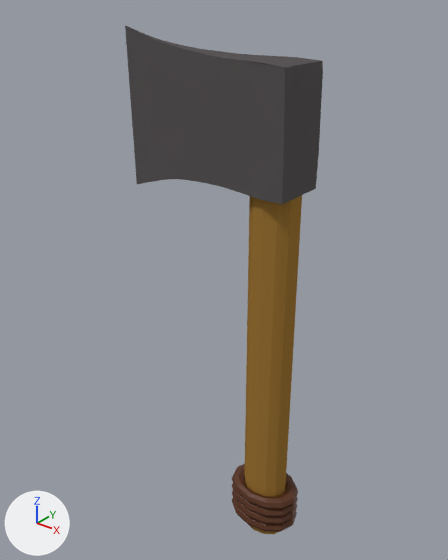
The Blender file Assets/Blender Assets/Weapon/Axe/axe.blend as it was, and as the next commit left it.
Camera for both pictures: a 50 mm lens placed at (2.76, -3.39, 3.06), pointed at (-0.04, 0.11, 0.89). Every picture has the same lights, and +X, +Y and +Z are marked at lower left.
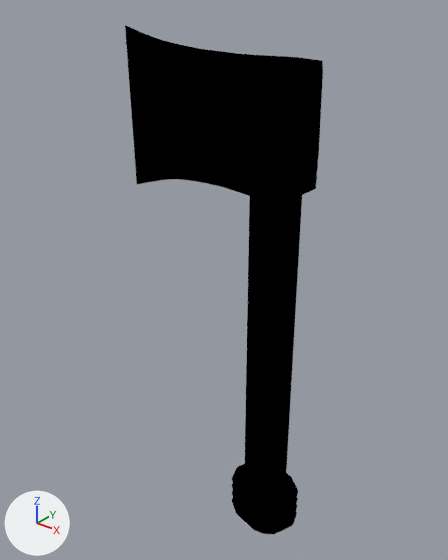
Commit message: axe pitch black
made the axe pitch black

Edits to the bpy script that builds the scene:
```text
Change mat_head:
    mat_head.base_color: (0.107, 0.0974, 0.1) -> (0.0, 0.0, 0.0)  # dark grey #5c5859 -> black #000000
Change mat_handle:
    mat_handle.base_color: (0.351, 0.186, 0.0399) -> (0.0, 0.0, 0.0)  # brown #a07738 -> black #000000
Change mat_ropethings:
    mat_ropethings.base_color: (0.0946, 0.0262, 0.00644) -> (0.0, 0.0, 0.0)  # brown #572d13 -> black #000000
    add mat_ropethings.specular_ior_level = 0.0
```

What differs and where, as boxes [x1, y1, x2, y2] in the pictures (448 x 560 px):
'Axe Head', recoloured (grey to black): [125, 26, 323, 204] in both
'Cylinder', recoloured (brown to black): [244, 195, 302, 534] in both
'Torus.004', recoloured, surface changed (brown to black): [232, 464, 298, 509] in both
'Torus.003', recoloured, surface changed (brown to black): [232, 483, 298, 517] in both
'Torus.001', recoloured, surface changed (brown to black): [232, 498, 297, 532] in both
'Torus.002', recoloured, surface changed (brown to black): [232, 491, 297, 524] in both
